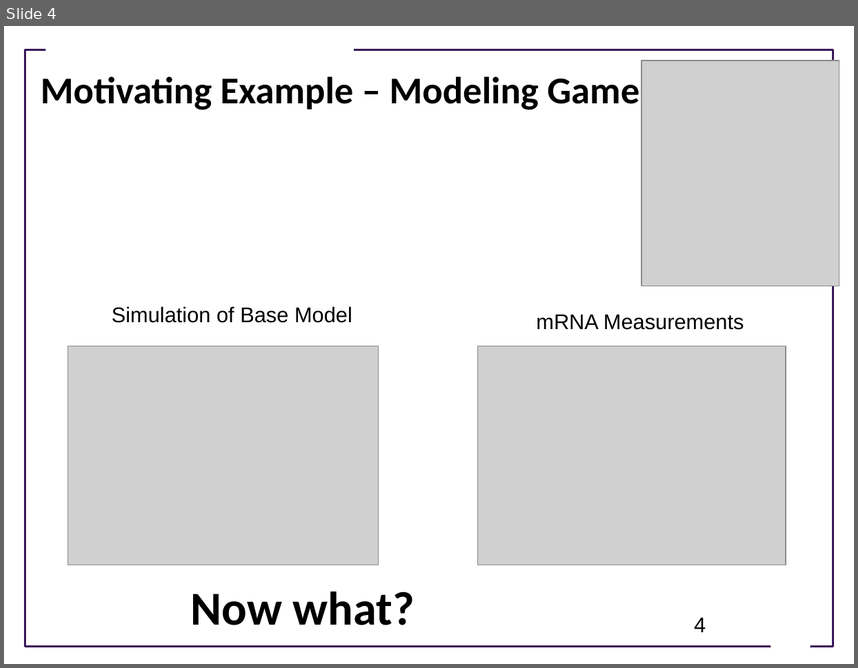
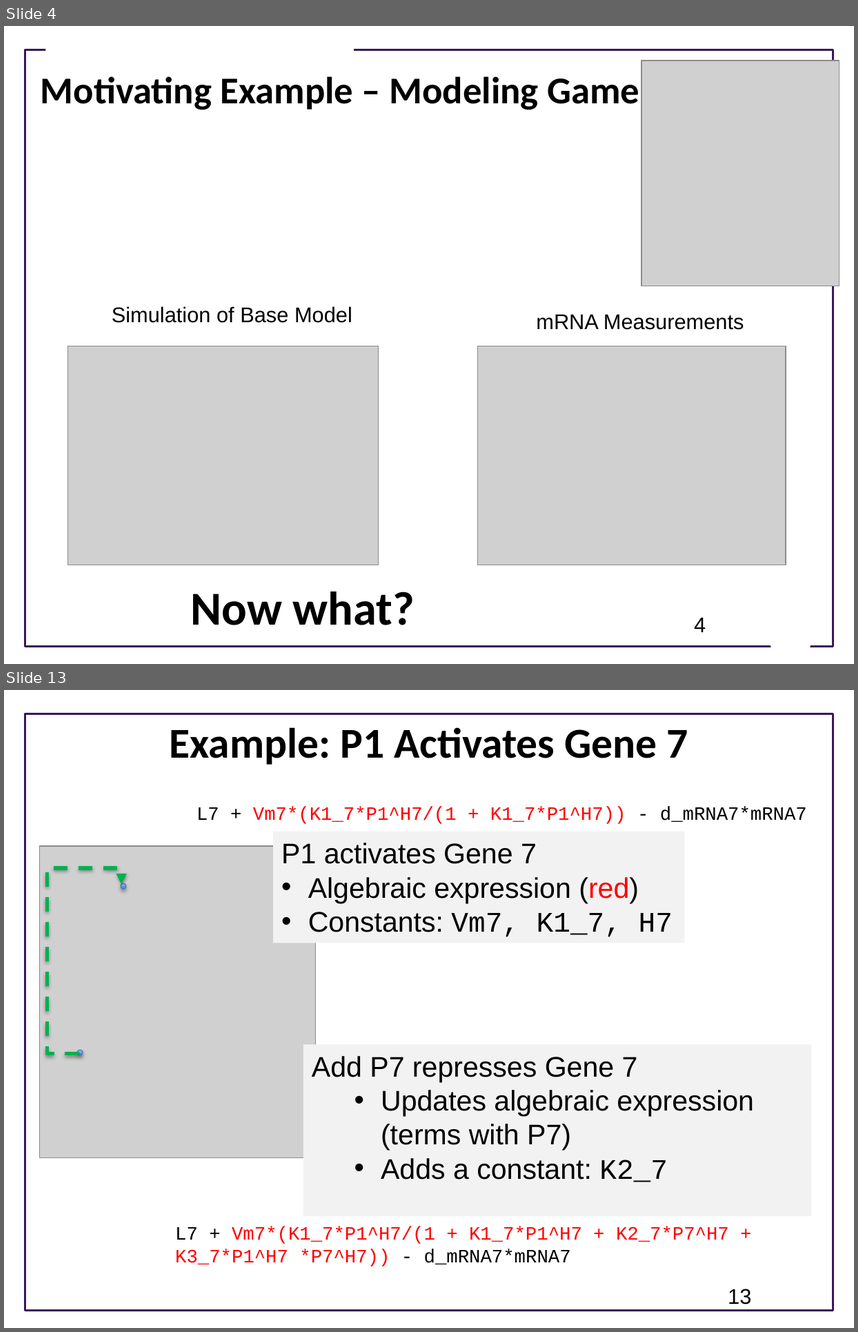
Before and after one commit to ModelEngineering/advancing-biomedical-models, a slide deck: lectures/lecture_17/Lecture_17_Generating_And_Using_Multiple_Models.pptx. Shown one above the other, each under a label of ours: slide 4 before the commit, slides 4 and 13 after it; the slides between them are not shown. The pictures are 858x668 and 858x1332 pixels, drawn with LibreOffice and Linux fonts; fonts in the diff are those of the drawing; grey boxes stand for pictures; background and template pictures are left out. Boxes give left, top, right and bottom in pixels: in the first picture for what was removed or moved away, otherwise in the second. Text is boxed around its words. In the diff, an @@ line names an element or a change of style, - is before the commit and + after.

```diff
--- a/lectures/lecture_17/Lecture_17_Generating_And_Using_Multiple_Models.pptx
+++ b/lectures/lecture_17/Lecture_17_Generating_And_Using_Multiple_Models.pptx
@@ slide 13 added at box(4, 690, 854, 1328), background #FFFFFF; not listed: 1 template element that a slide beside it also shows @@
@@ title added at box(170, 727, 688, 765), 36 pt, text #000000, bold @@
+Example: P1 Activates Gene 7
@@ text added at box(197, 807, 807, 824), 16 pt, text #FF0000 @@
+L7 + Vm7*(K1_7*P1^H7/(1 + K1_7*P1^H7)) - d_mRNA7*mRNA7
@@ rectangle added at box(274, 831, 685, 943), fill #F2F2F2, 24 pt, text #000000 @@
+P1 activates Gene 7
+• Algebraic expression (red)
+• Constants: Vm7, K1_7, H7
@@ group added at box(40, 845, 316, 1158): 2 ellipses, 1 picture, 1 elbow arrow @@
@@ rectangle added at box(303, 1045, 811, 1216), fill #F2F2F2, 24 pt, text #000000 @@
+Add P7 represses Gene 7
+  • Updates algebraic expression (terms with P7)
+  • Adds a constant: K2_7
@@ text added at box(175, 1226, 729, 1266), 16 pt, text #FF0000 @@
+L7 + Vm7*(K1_7*P1^H7/(1 + K1_7*P1^H7 + K2_7*P7^H7 + K3_7*P1^H7 *P7^H7)) - d_mRNA7*mRNA7
@@ page number added at box(728, 1288, 751, 1304), 18 pt, text #000000 @@
+13
```
Also in this commit, not shown: 3 slides changed, 15 other slides added, 1 slide removed, 1 other file.
